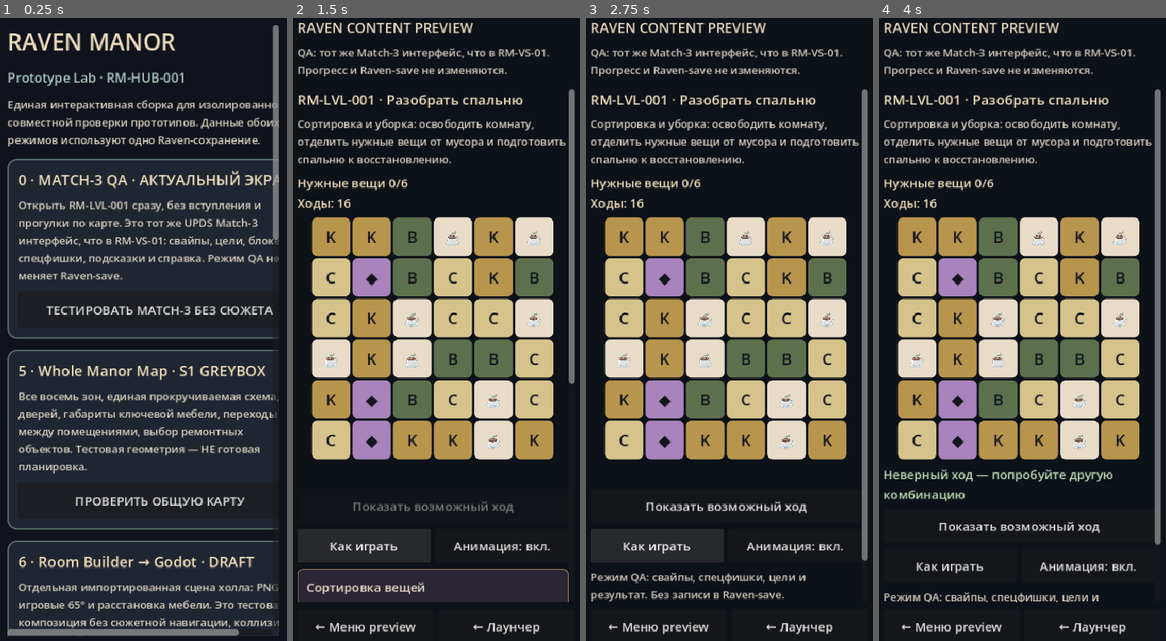
Above: before the commit, frames 1-4 (left to right).
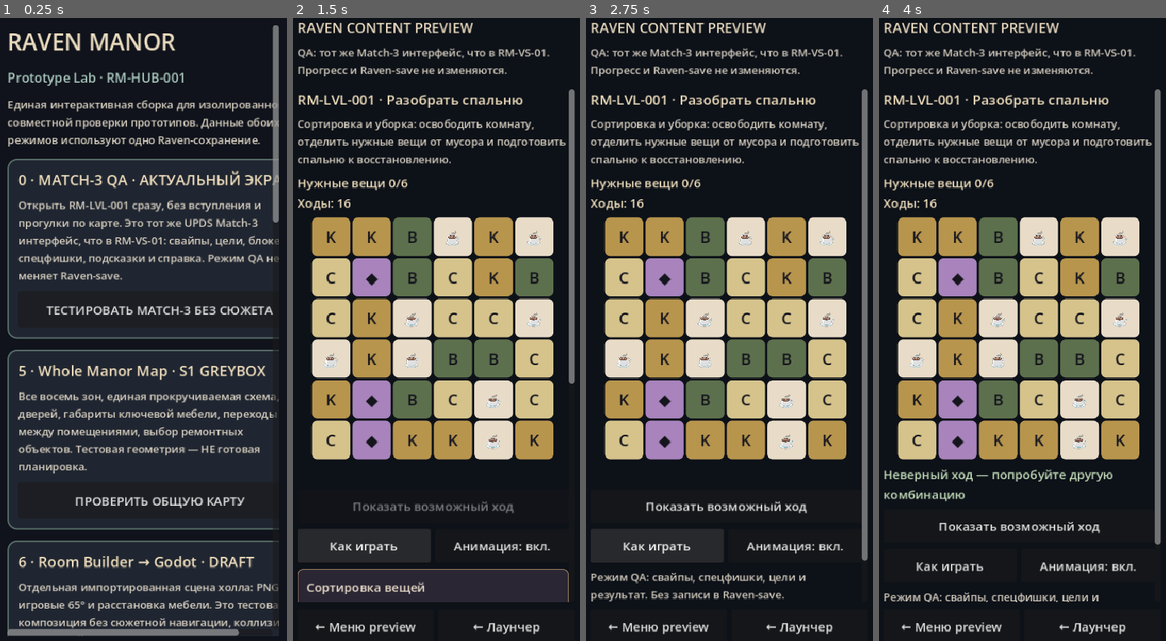
Above: after the commit, the same moments.

Repository: bezdredoff/RavenManor-Godot
Game: Godot game, scene res://scenes/raven/prototype_launcher.tscn
The game is run twice, just before and just after one commit, with the same random seed, the same clock (stepped at 60 frames per second) and the same inputs.
Inputs (mouse positions are in pixels of both pictures, inside the frame that each line leads up to):
- Up to frame 1 (0.25 s): no input
- Up to frame 2 (1.5 s): click "ТЕСТИРОВАТЬ MATCH-3 БЕЗ СЮЖЕТА" at 0.5 s; click "Как играть" at 1.25 s
- Up to frame 3 (2.75 s): click "Как играть" at 2 s
- Up to frame 4 (4 s): click (916, 236) at 2.75 s; click (956, 236) at 3.5 s

The runs differ from the first frame. In frame 1, less than 0.1% of the frame differs, in the area x 94-98%, y 32-36%; in frame 2, less than 0.1%; in frame 3, less than 0.1%; in frame 4, less than 0.1%.

Commit message:
feat: show watercolor comparison below original tea scene

Diff:
--- a/scripts/raven/prototype_launcher.gd
+++ b/scripts/raven/prototype_launcher.gd
@@ -6,6 +6,7 @@
 const VERTICAL_SLICE_SCENE := "res://scenes/raven/vertical_slice.tscn"
 const CONTENT_PREVIEW_SCENE := "res://scenes/raven/content_preview.tscn"
 const HALL_TEA_PILOT := "res://scenes/raven/hall_tea_vn.tscn"
+const HALL_TEA_WATERCOLOR := "res://scenes/raven/hall_tea_watercolor.tscn"
 const BUILDER_GAME_PREVIEW_SCENE := "res://scenes/raven/generated/RM_ROOM_HALL_GamePreview.tscn"
 
 
@@ -47,6 +48,12 @@
 		"Живые слои: фон холла, отдельные прозрачные персонажи, 12 канонических реплик 2.1 и RU/BE/EN. Здесь можно открыть демо без влияния на сохранение. В сюжетной карте разговор доступен только после первого акта.",
 		"ОТКРЫТЬ VN АРТ-ПРОТОТИП",
 		_open.bind(HALL_TEA_PILOT)
+	))
+	column.add_child(_card(
+		"7b · VN Art Pilot · WATERCOLOR",
+		"Точная копия сцены Эвелин и Ады с процедурным акварельным шейдером на персонажах и фоне. Сохранение не изменяется.",
+		"ОТКРЫТЬ АКВАРЕЛЬНУЮ ВЕРСИЮ",
+		_open.bind(HALL_TEA_WATERCOLOR)
 	))
 	column.add_child(_card(
 		"4 · Content Preview",
